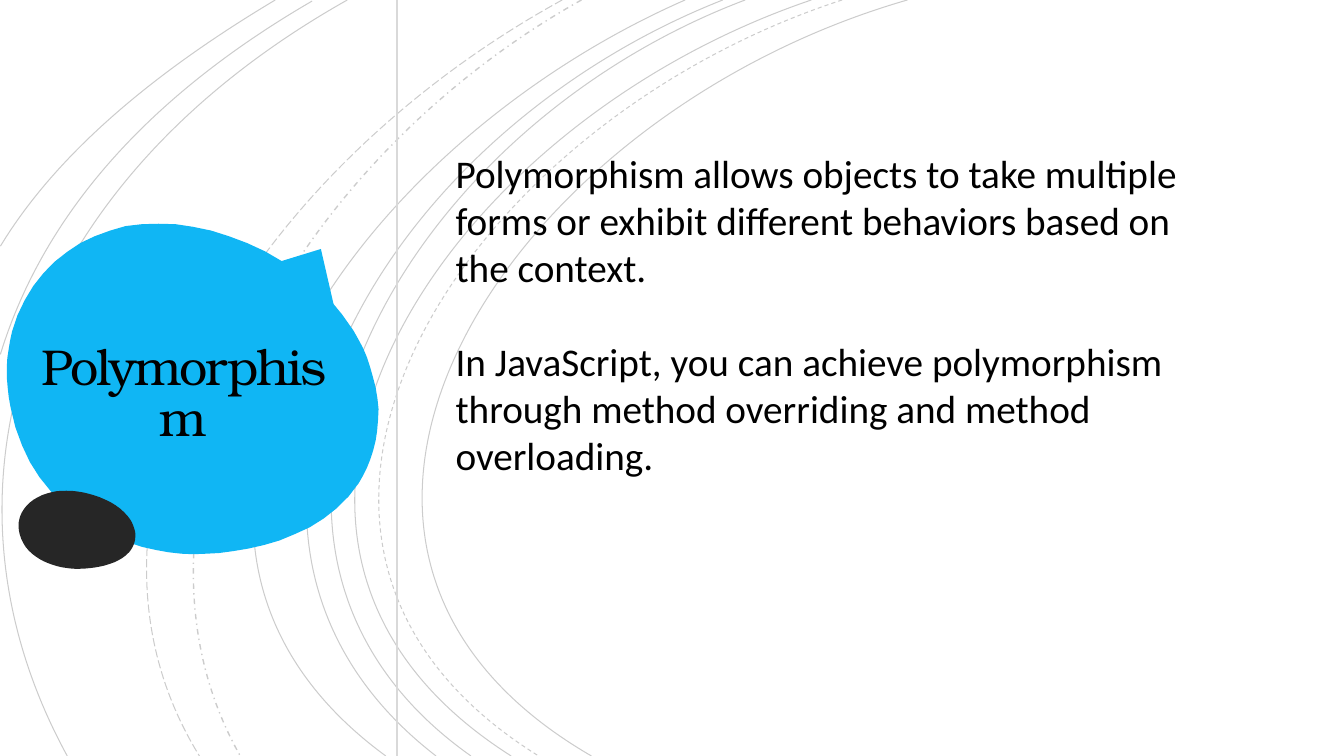
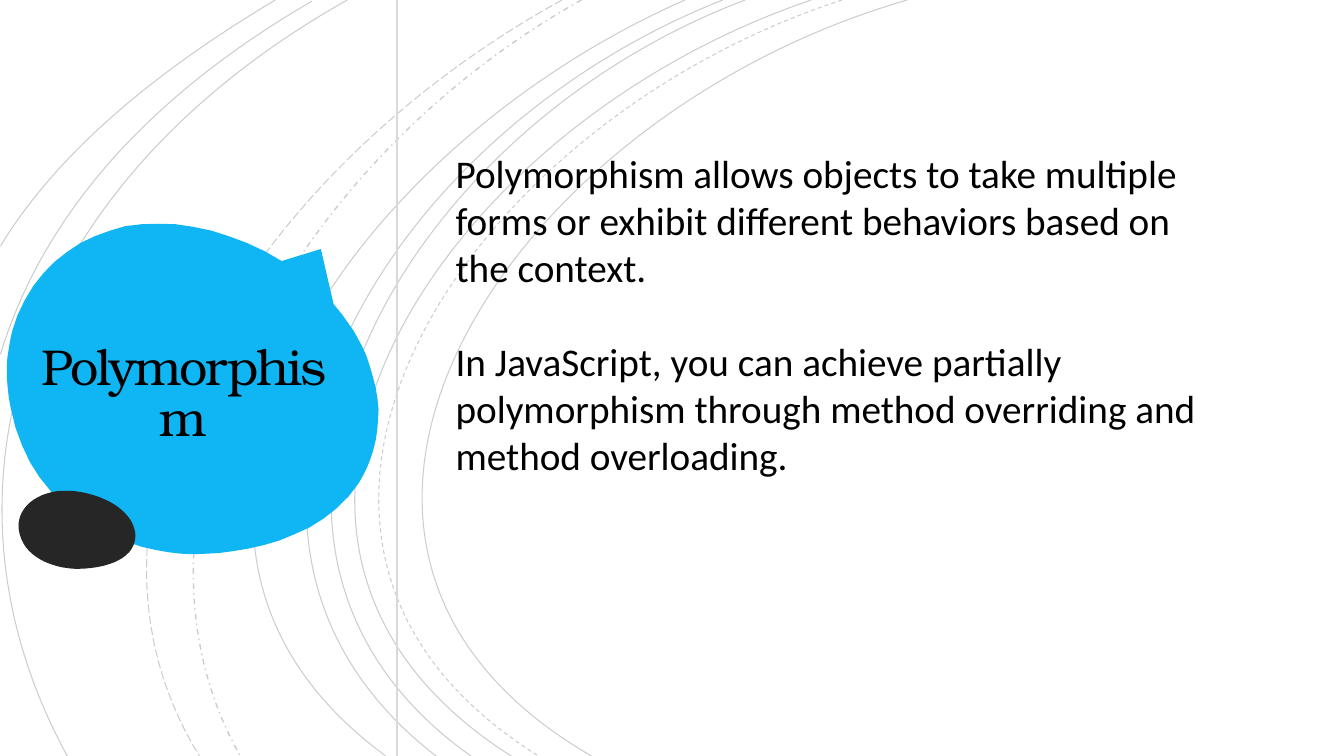
Before and after one commit to venkatch669/ashokit-august-23, a slide deck: slide 10 of javascript/Javascript_5.pptx. Drawn at 1344x756 pixels with LibreOffice and Linux fonts; fonts in the diff are those of the drawing. Boxes give left, top, right and bottom in pixels: in the first picture for what was removed or moved away, otherwise in the second. Text is boxed around its words. In the diff, an @@ line names an element or a change of style, - is before the commit and + after.

```diff
--- a/javascript/Javascript_5.pptx
+++ b/javascript/Javascript_5.pptx
@@ text at [456, 343, 1195, 477]: text changed @@
-In JavaScript, you can achieve polymorphism through method overriding and method overloading.
+In JavaScript, you can achieve partially polymorphism through method overriding and method overloading.
```
Also in this commit, not shown: 1 other slide changed, 8 other files.
